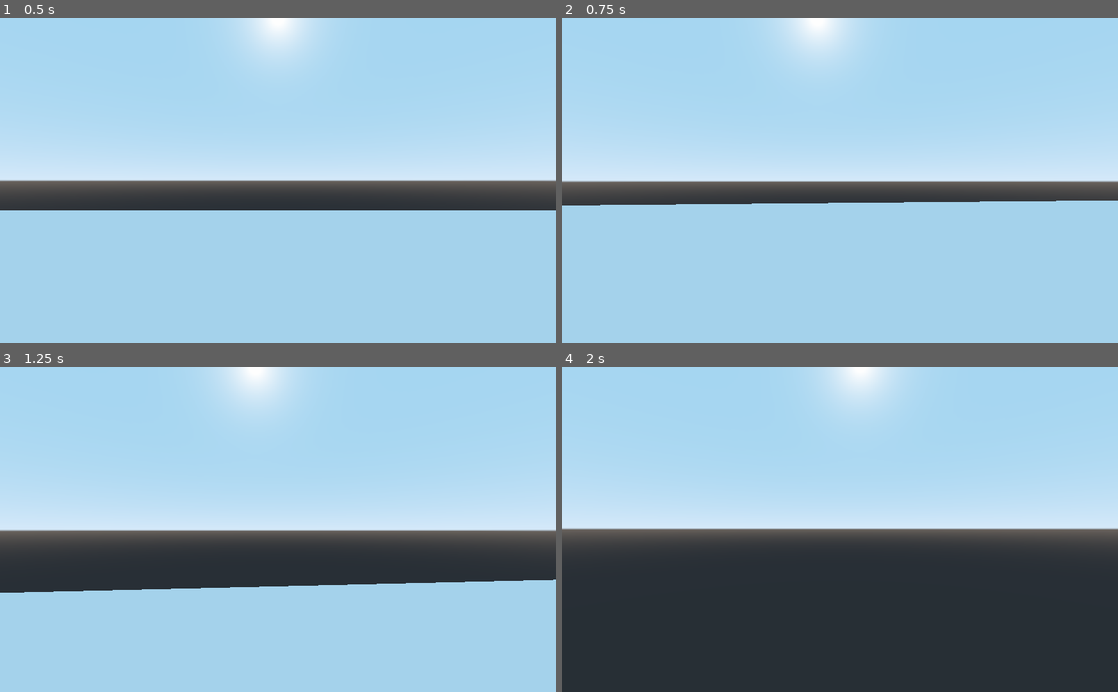
Above: before the commit, frames 1-4 (two rows, left to right).
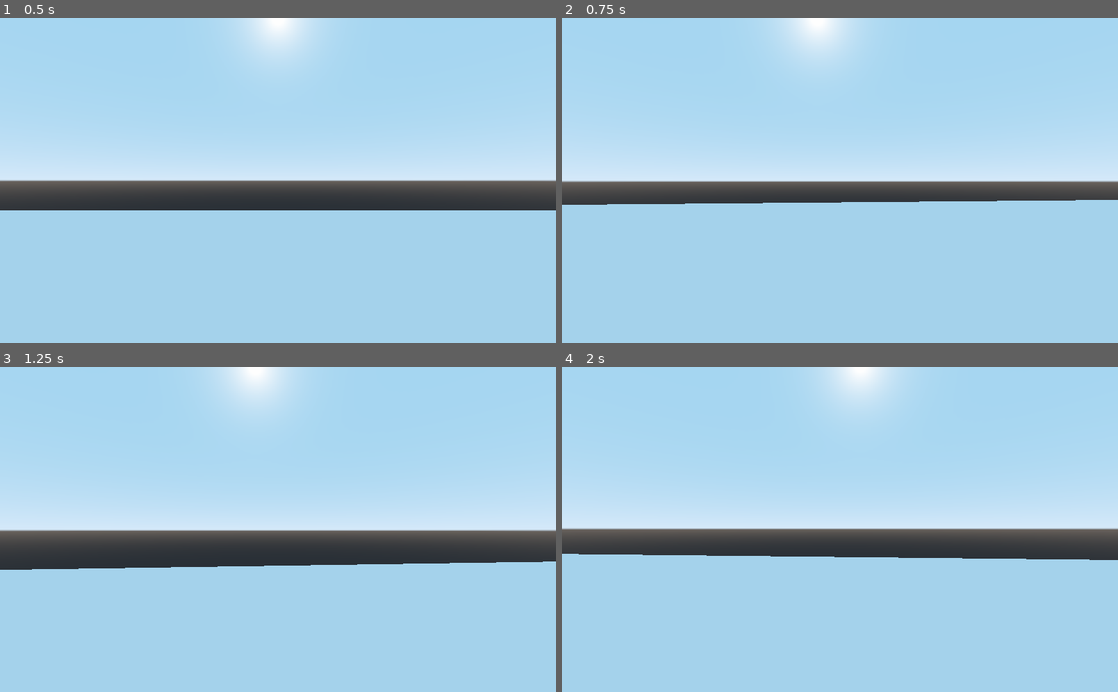
Above: after the commit, the same moments.

Repository: BoopEnthusiast/Cringe-Corp
Game: Godot game, scene res://main level.tscn
Same seed, same stepped clock (60 frames per second), same inputs: the game is played once before the commit and once after it.
Inputs (mouse positions are in pixels of both pictures, inside the frame that each line leads up to):
- Up to frame 1 (0.5 s): no input
- Up to frame 2 (0.75 s): move the mouse to (867, 180) at 0.52 s; hold W (move_forward) from 0.53 s (still down); hold Ctrl (slide) from 0.53 s (still down)
- Up to frame 3 (1.25 s): keep holding W (move_forward); keep holding Ctrl (slide); tap Space (jump) at 0.77 s
- Up to frame 4 (2 s): keep holding W (move_forward); move the mouse to (812, 529) at 1.27 s; release Ctrl (slide) at 1.28 s; tap Ctrl (slide) at 1.35 s; tap Space (jump) at 1.52 s

Frame 1 is identical in both runs. In frame 2, 0.2% of the frame differs, in the area x 0-100%, y 55-58%; in frame 3, 6.3%; in frame 4, 42%, in the area x 0-100%, y 57-100%.

Commit message:
Let's call it a day
Just fuckin' round seeing if shit works

Diff:
--- a/Godot project/Player.gd
+++ b/Godot project/Player.gd
@@ -10,6 +10,8 @@
 var gravity = 9.8
 var jump = 5
 var sliding = false
+
+var testing
 
 var cam_accel = 40
 var mouse_sense = 0.1
@@ -52,6 +54,10 @@
 	var h_input = 0
 	if not sliding:
 		h_input = Input.get_action_strength("move_right") - Input.get_action_strength("move_left")
+	direction = Vector3.ZERO
+	direction = Vector3(h_input, 0, f_input).rotated(Vector3.UP, h_rot).normalized()
+	if sliding:
+		direction = Vector3(h_input, 0, -1).rotated(Vector3.UP, h_rot).normalized()
 
 	#jumping and gravity
 	if is_on_floor():
@@ -68,25 +74,23 @@
 		gravity_vec = Vector3.UP * jump
 	if Input.is_action_just_released("slide"):
 		sliding = false
-	if Input.is_action_pressed("slide") and is_on_floor():
+	if direction[0] > 0.2 and direction[0] < -0.2:
+		testing = true
+	if Input.is_action_pressed("slide") and is_on_floor() and testing:
 		snap = Vector3.ZERO
 		if sliding == false:
 			slide_speed = 50
+			var hsdoihaf
 		sliding = true
 		if slide_speed > 0:
 			slide_speed -= ACCEL_SLIDE
 
-
-
 	#make it move
-	direction = Vector3.ZERO
-	direction = Vector3(h_input, 0, f_input).rotated(Vector3.UP, h_rot).normalized()
-	if sliding:
-		direction = Vector3(h_input, 0, -1).rotated(Vector3.UP, h_rot).normalized()
 	velocity = velocity.linear_interpolate(direction * speed, accel * delta)
 	if sliding:
 		velocity = velocity.linear_interpolate(direction * slide_speed, accel * delta)
 	movement = velocity + gravity_vec
 	print(slide_speed)
 	print(speed)
+	print(direction)
 	move_and_slide_with_snap(movement, snap, Vector3.UP)
